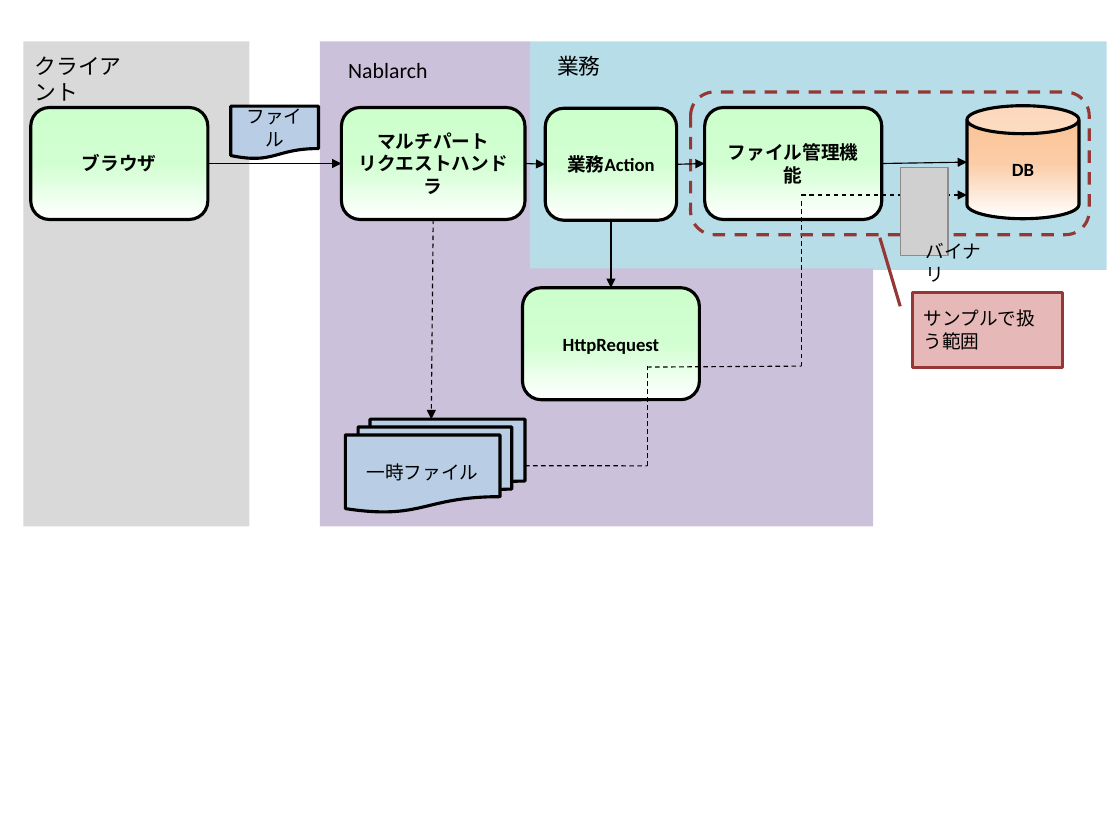
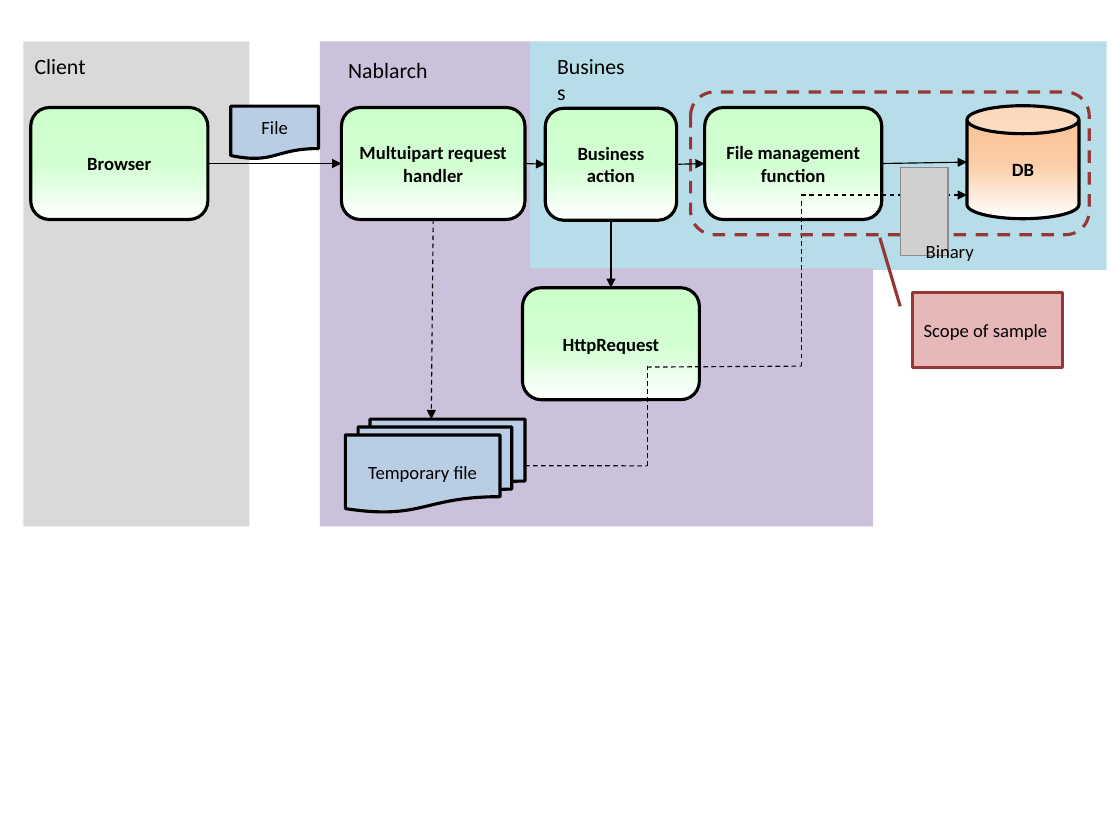
Before and after one commit to nablarch/nablarch-document, a slide deck: slide 1 of en/examples/05/_images/05_DbFileManagementUtil.pptx. Drawn at 1120x840 pixels with LibreOffice and Linux fonts; fonts in the diff are those of the drawing; grey boxes stand for pictures. Boxes give left, top, right and bottom in pixels: in the first picture for what was removed or moved away, otherwise in the second. Text is boxed around its words. In the diff, an @@ line names an element or a change of style, - is before the commit and + after.

```diff
--- a/en/examples/05/_images/05_DbFileManagementUtil.pptx
+++ b/en/examples/05/_images/05_DbFileManagementUtil.pptx
@@ text at bbox=[35, 59, 86, 74]: text changed @@
-クライアント
+Client
@@ text in flow chart document at bbox=[261, 121, 287, 134]: text changed @@
-ファイル
+File
@@ text in rounded rectangle at bbox=[359, 146, 507, 182]: text changed @@
-マルチパート
-リクエストハンドラ
+Multuipart request handler
@@ text at bbox=[578, 147, 645, 160]: text changed @@
-業務
+Business
@@ text in rounded rectangle at bbox=[726, 146, 860, 182]: text changed @@
-ファイル管理機能
+File management function
@@ text in rounded rectangle at bbox=[87, 158, 151, 170]: text changed @@
-ブラウザ
+Browser
@@ text in rounded rectangle at bbox=[587, 169, 635, 182]: text changed @@
-業務Action
+Business action
@@ text at bbox=[926, 243, 974, 261]: text changed @@
-バイナリ
+Binary
@@ text in border callout at bbox=[924, 324, 1047, 340]: text changed @@
-サンプルで扱う範囲
+Scope of sample
@@ text in flow chart multidocument at bbox=[368, 466, 477, 482]: text changed @@
-一時ファイル
+Temporary file
```
Also in this commit, not shown: 1 other slide changed, 2 other files.
